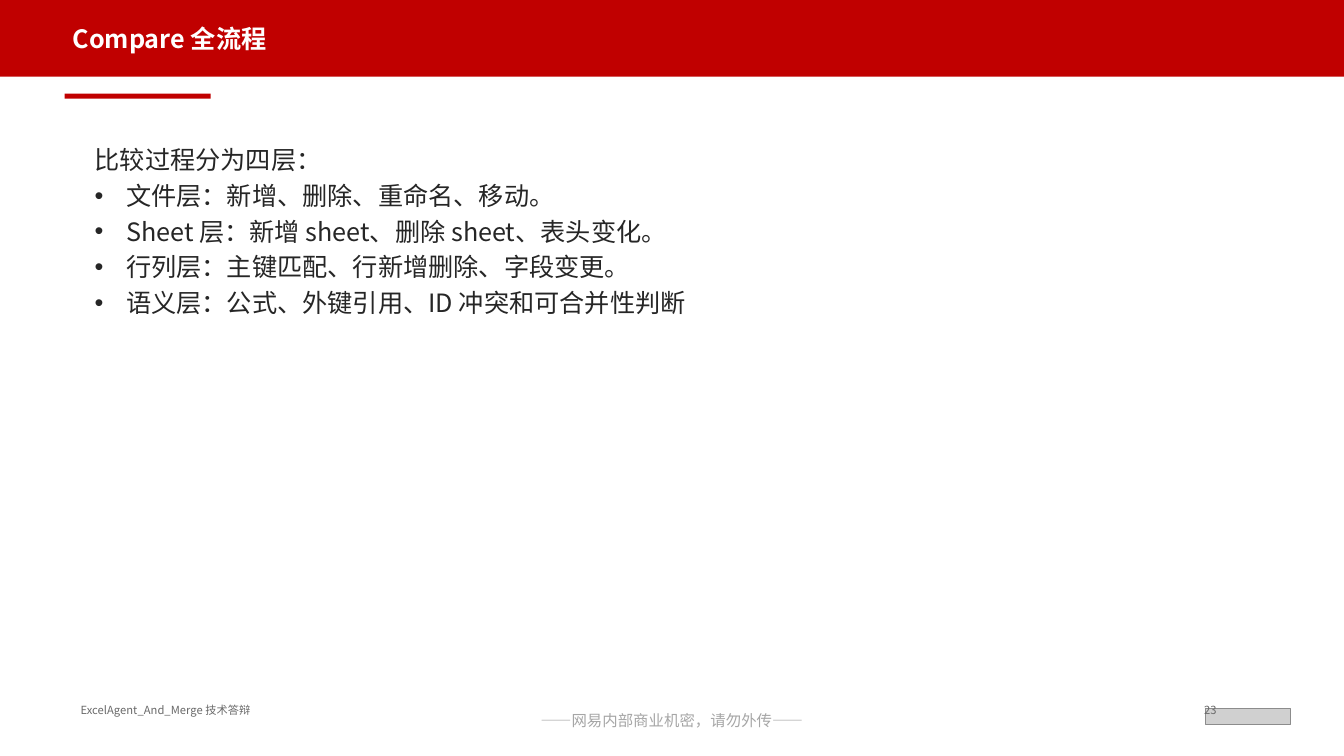
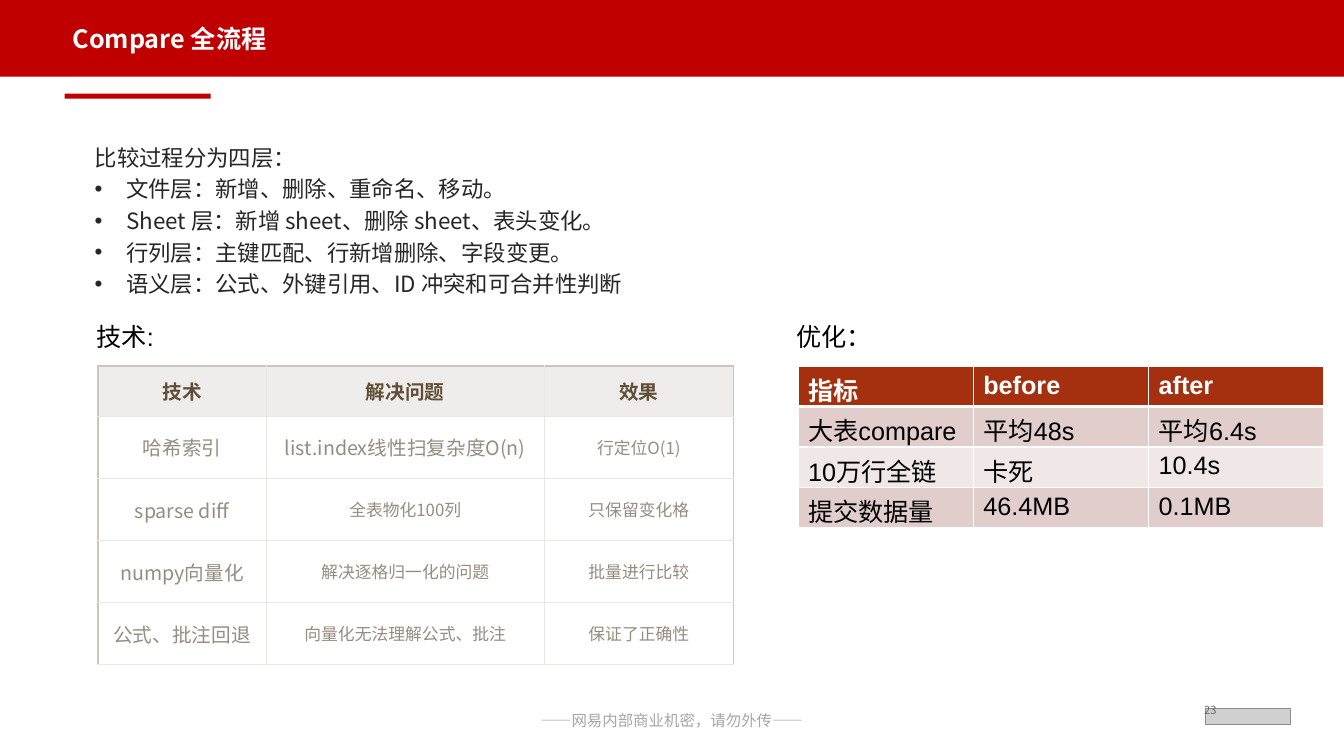
Before and after one commit to Rainwind57/ExcelAgent_And_Merge, a slide deck: slide 34 of 网易互娱通用PPT模板（含保密）_ExcelAgent答辩优化版.pptx (slide 25 before the commit). Drawn at 1344x756 pixels with LibreOffice and Linux fonts; fonts in the diff are those of the drawing; grey boxes stand for pictures. Boxes give left, top, right and bottom in pixels: in the first picture for what was removed or moved away, otherwise in the second. Text is boxed around its words. In the diff, an @@ line names an element or a change of style, - is before the commit and + after.

Commit message:
优化

```diff
--- a/网易互娱通用PPT模板（含保密）_ExcelAgent答辩优化版.pptx
+++ b/网易互娱通用PPT模板（含保密）_ExcelAgent答辩优化版.pptx
@@ text "比较过程分为四层：" at (95, 147, 622, 294): size 18 to 16 pt @@
@@ text added at (97, 324, 154, 348), 18 pt, text #000000 @@
+技术:
@@ text added at (796, 325, 872, 348), 18 pt, text #000000 @@
+优化：
@@ table added at (98, 366, 734, 664), 5 rows, 3 columns @@
+技术 | 解决问题 | 效果
+哈希索引 | list.index线性扫复杂度O(n) | 行定位O(1)
+sparse diff | 全表物化100列 | 只保留变化格
+numpy向量化 | 解决逐格归一化的问题 | 批量进行比较
+公式、批注回退 | 向量化无法理解公式、批注 | 保证了正确性
@@ table added at (799, 366, 1325, 527), 4 rows, 3 columns @@
+指标 | before | after
+大表compare | 平均48s | 平均6.4s
+10万行全链 | 卡死 | 10.4s
+提交数据量 | 46.4MB | 0.1MB
@@ text removed at (81, 704, 250, 717) @@
-ExcelAgent_And_Merge 技术答辩
```
Also in this commit, not shown: 18 other slides changed, 9 slides added, 1 slide removed, 50 other files.
